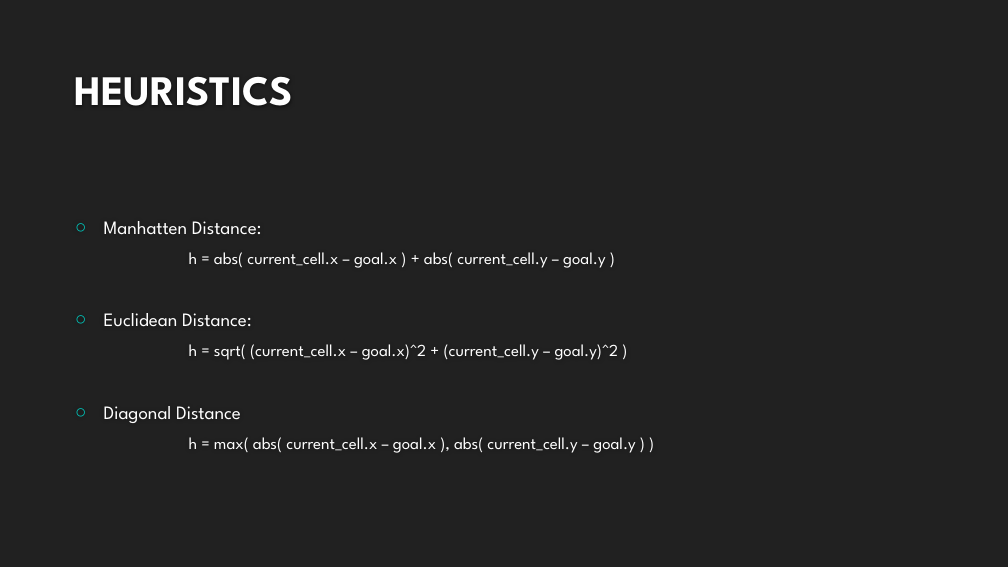
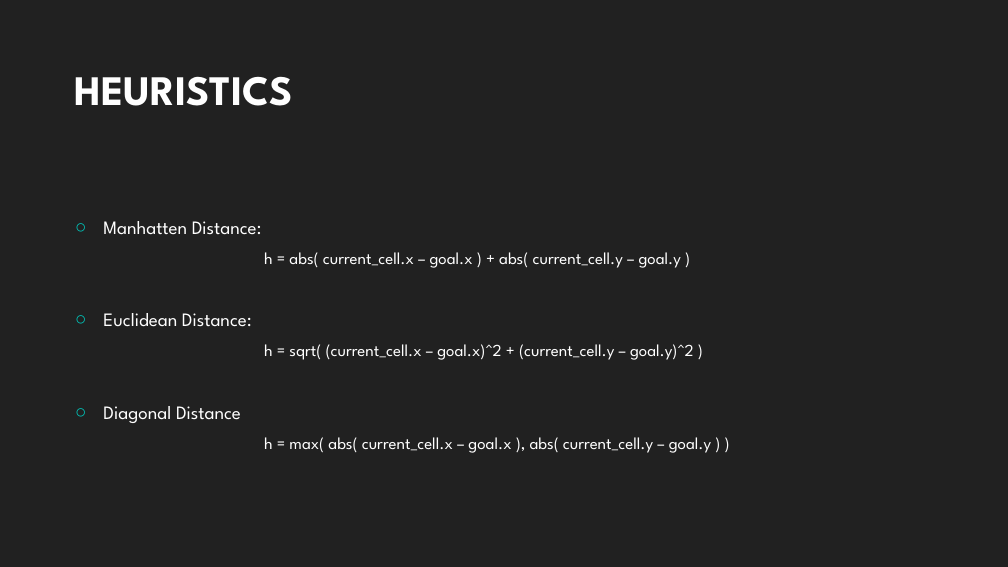
Before and after one commit to jhalak27/Analysis-of-Path-Finding-Algorithms, a slide deck: slide 9 of PathfindingAlgos.pptx. Drawn at 1008x567 pixels with LibreOffice and Linux fonts; fonts in the diff are those of the drawing; background and template pictures are left out. Boxes give left, top, right and bottom in pixels: in the first picture for what was removed or moved away, otherwise in the second. Text is boxed around its words. In the diff, an @@ line names an element or a change of style, - is before the commit and + after.

```diff
--- a/PathfindingAlgos.pptx
+++ b/PathfindingAlgos.pptx
@@ text "Manhatten Distance:" at box(103, 221, 711, 453): indent changed; list level 2 to 1 in "h = abs( current_cell.x – ..."; list level 2 to 1 in "h = sqrt( (current_cell.x – ..."; list level 2 to 1 in "h = max( abs( current_cell.x ..." @@
```
Also in this commit, not shown: 14 other slides changed.
